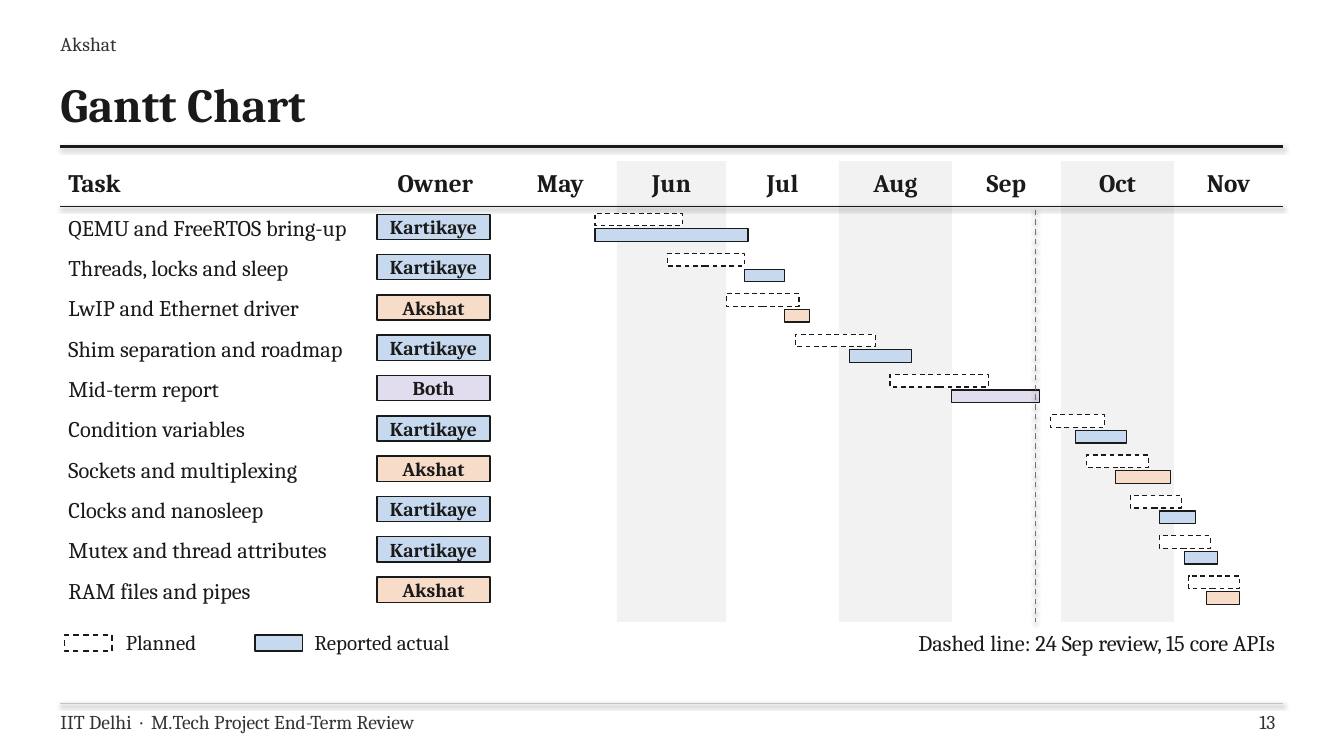
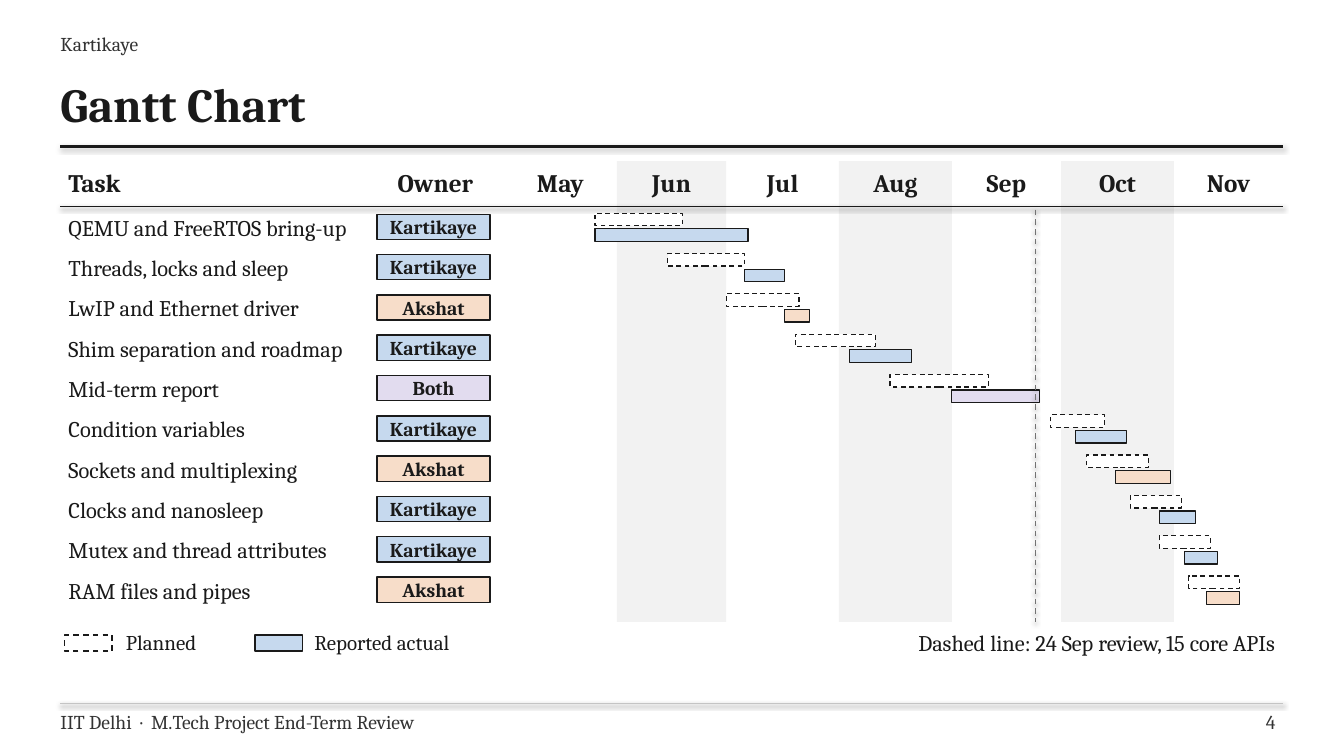
Before and after one commit to Akshat1508/STM32-Simulated-Linux, a slide deck: slide 4 of MTP/Combined_Final_Presentation.pptx (slide 13 before the commit). Drawn at 1344x756 pixels with LibreOffice and Linux fonts; fonts in the diff are those of the drawing. Boxes give left, top, right and bottom in pixels: in the first picture for what was removed or moved away, otherwise in the second. Text is boxed around its words. In the diff, an @@ line names an element or a change of style, - is before the commit and + after.

```diff
--- a/MTP/Combined_Final_Presentation.pptx
+++ b/MTP/Combined_Final_Presentation.pptx
@@ text at [60,37,138,56]: text changed @@
-Akshat
+Kartikaye
@@ text at [1266,716,1276,729]: text changed @@
-13
+4
```
Also in this commit, not shown: 10 other slides changed, 1 slide removed, 3 other files.
